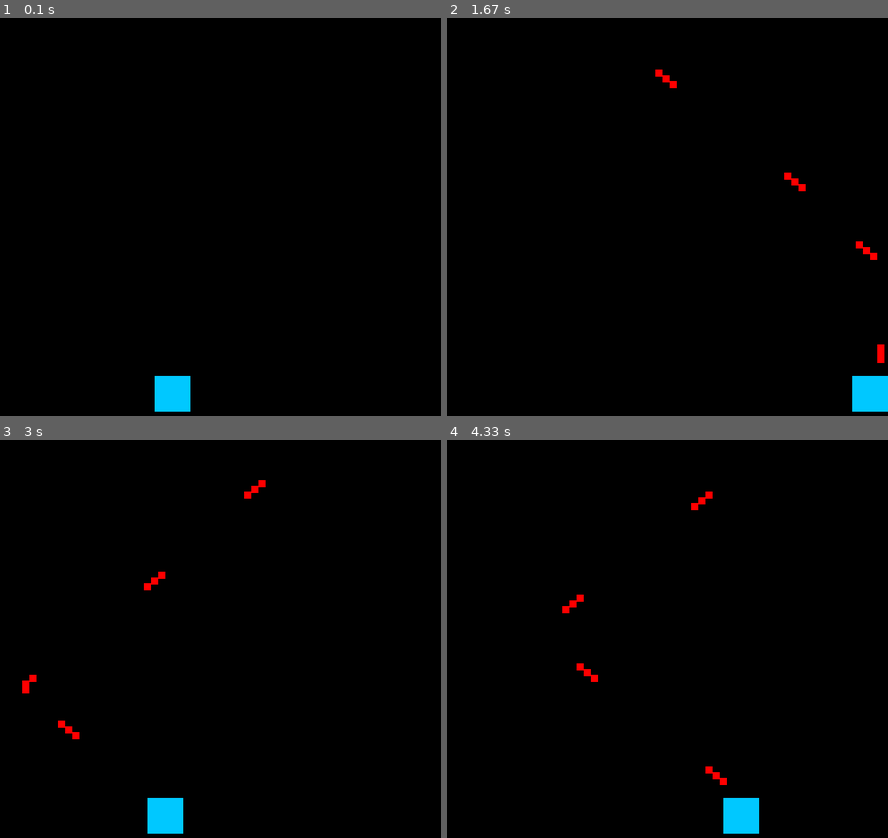
Above: before the commit, frames 1-4 (two rows, left to right).
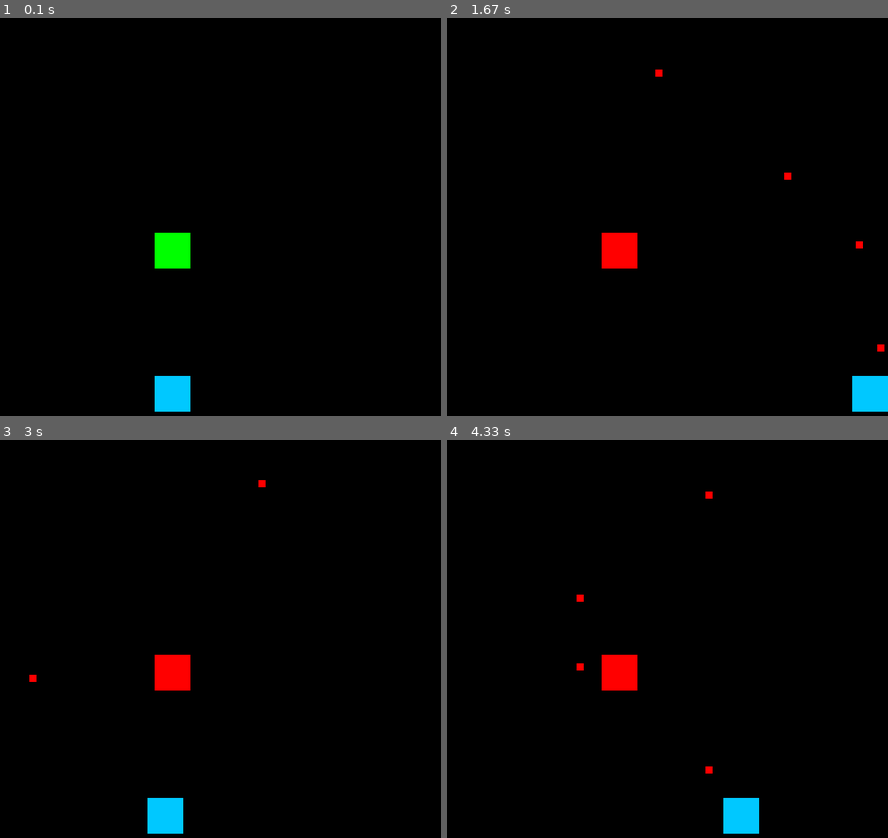
Above: after the commit, the same moments.

Repository: justbechillalr/pygames
Game: pygame game, started from SpaceShooter.py
The game is run twice, just before and just after one commit, with the same random seed, the same clock (stepped at 60 frames per second) and the same inputs.
Inputs:
- Up to frame 1 (0.1 s): no input
- Up to frame 2 (1.67 s): tap Space at 0.33, 0.73, 1.03, 1.23, 1.53 s; hold D 0.67-1.13 s; hold D 1.17-1.63 s
- Up to frame 3 (3 s): hold A 1.67-2.2 s; tap Space at 1.73, 2.03, 2.3, 2.6, 2.73 s; hold A 2.23-2.63 s; hold D from 2.67 s (still down)
- Up to frame 4 (4.33 s): tap Space at 3.03, 3.4, 3.7, 3.9, 4.2 s; release D at 3.3 s; hold A 3.33-3.8 s; hold D 3.83-4.3 s

The runs differ from the first frame. In frame 1, 0.7% of the frame differs, in the area x 35-44%, y 53-63%; in frame 2, 1.0%; in frame 3, 1.0%, in the area x 5-59%, y 11-76%; in frame 4, 1.0%.

Commit message:
Håkon er peak så er også steve. ganske mye gjort takket være hjelp fra lærere.

Diff:
--- a/SpaceShooter.py
+++ b/SpaceShooter.py
@@ -6,6 +6,15 @@
 #setting screen As the value for the screen settings#
 screen = pygame.display.set_mode((Screen_width,Screen_height))
 #Pregame: values naming#
+#cooldownsystem#
+Shoot_cooldown = 190
+last_shot_time = 0
+#farger
+normal_color= (0,255,0)
+hit_color = (255,0,0)
+
+
+
 #Clock settings#
 clock = pygame.time.Clock()
 #Box spawn#
@@ -20,13 +29,21 @@
 bullet_height = 10
 bullet_speed = 8
 bullets = []
-
 #Game settings#
 speed = 10
+#text dumy spawn#
+dummy_y = Screen_height//2
+dummy_x = Screen_width //2
+dummy_plane = pygame.Rect(dummy_x,dummy_y,box_width,box_height)
+dummy_color = normal_color
 
+
+#dummy/bullet colide settings#
 #main game loop#
 running = True
 while running:
+    #first variables#
+    now = pygame.time.get_ticks()
     for event in pygame.event.get():
         if event.type == pygame.QUIT:
             running = False
@@ -38,22 +55,43 @@
     if keys[pygame.K_d]:
         box_x += speed
     if keys[pygame.K_SPACE]:
+        if now - last_shot_time > Shoot_cooldown:
+            #Fire bullets
+            bullet_x = box_x + box_size //2
+            bullet_y = box_y + box_size // 2 - bullet_height // 2
+            bullets.append([bullet_x, bullet_y])
+            #resets cooldown#
+            last_shot_time = now
 
-    #Fire bullets
-        bullet_x = box_x + box_size //2
-        bullet_y = box_y + box_size // 2 - bullet_height // 2
-        bullets.append([bullet_x, bullet_y])
     #move the bullet#
     for bullet in bullets[:]:
         bullet[1] -= bullet_speed
+        testBullet = pygame.Rect(bullet[0],bullet[1],bullet_width,bullet_height)
+        colliding = testBullet.colliderect(dummy_plane)
+
+        if colliding:
+            bullets.remove(bullet)
+            dummy_color = hit_color
+
+
         if bullet[1] > Screen_height:
             bullets.remove(bullet)
+
+
 
     #keeps Box in screen#
     box_x = max (0, min(Screen_width- box_width,box_x))
     box_y = max (0, min(Screen_height- box_height,box_y))
-#background color#
+    #background color#
+
+    #screeen#
     screen.fill((0,0,0))
+       #test box#
+    pygame.draw.rect(
+        screen,
+        dummy_color,
+        (dummy_x,dummy_y,box_width,box_height)
+    )
     #laster inn Box#
     pygame.draw.rect(
         screen,
@@ -61,11 +99,11 @@
         (box_x,box_y,box_width,box_height)
     )
     #Loading bullets#
-    for bullet in bullets:
+    for bullet in bullets[:]:
         pygame.draw.rect(
             screen,
             (255,0,0),
-            (bullet[0], bullet[1],bullet_width,bullet_height)
+            (bullet[0],bullet[1],bullet_width,bullet_height)
         )
     #Screen logic#
     pygame.display.flip()
